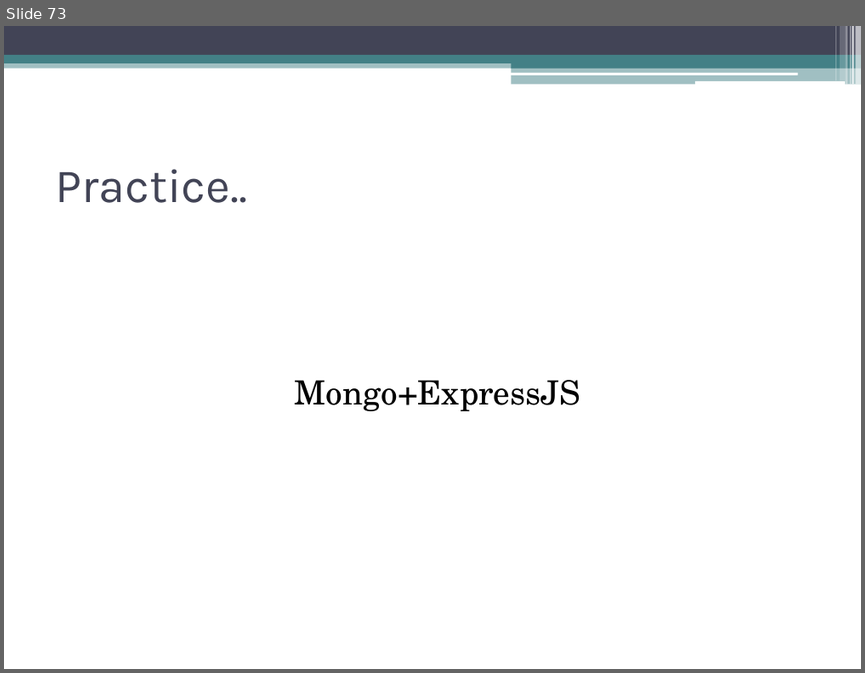
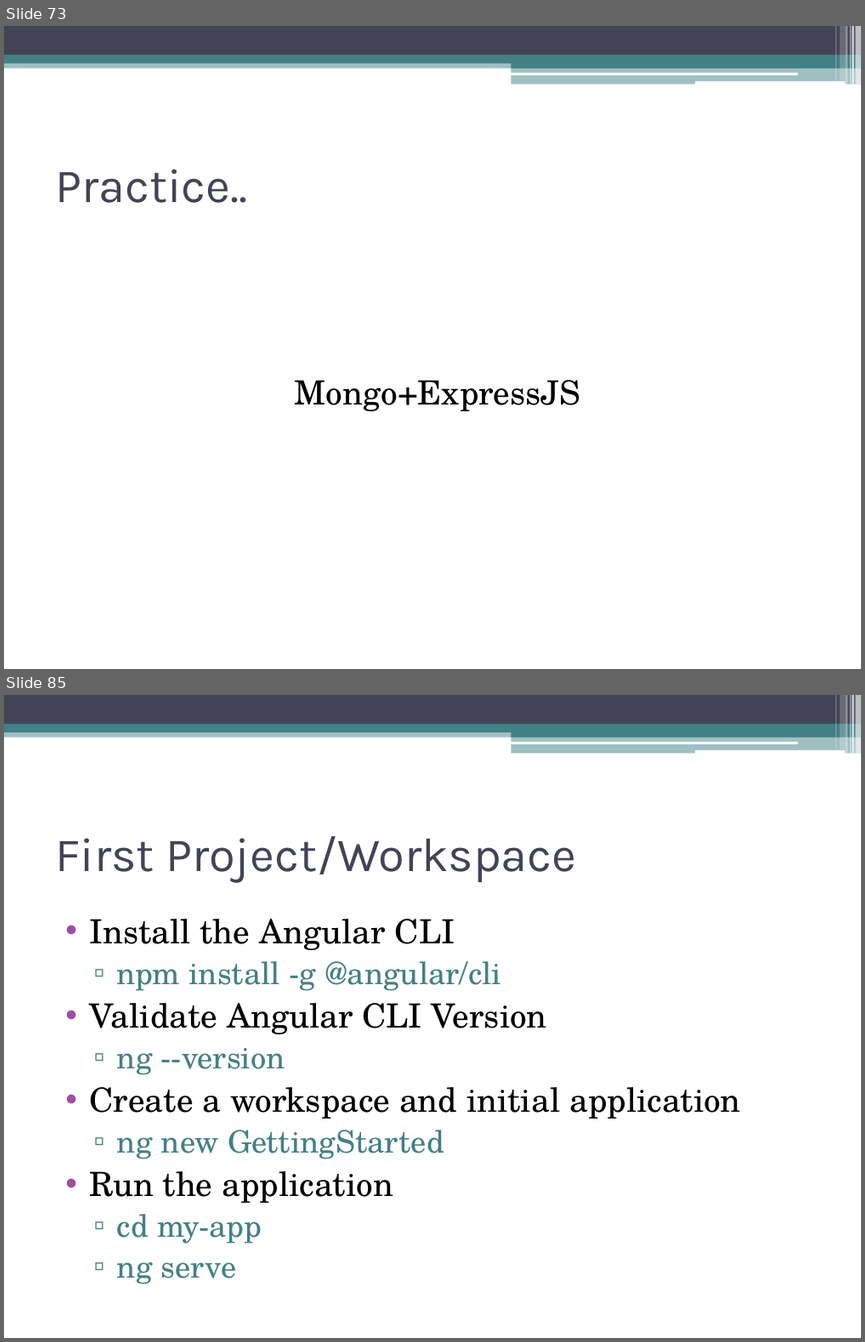
Before and after one commit to akjkhatri/mean_stack, a slide deck: MEAN Stack Workshop.pptx. Shown one above the other, each under a label of ours: slide 73 before the commit, slides 73 and 85 after it; the slides between them are not shown. The pictures are 865x673 and 865x1342 pixels, drawn with LibreOffice and Linux fonts; fonts in the diff are those of the drawing. Boxes give left, top, right and bottom in pixels: in the first picture for what was removed or moved away, otherwise in the second. Text is boxed around its words. In the diff, an @@ line names an element or a change of style, - is before the commit and + after.

Commit message:
updated with angular

```diff
--- a/MEAN Stack Workshop.pptx
+++ b/MEAN Stack Workshop.pptx
@@ slide 85 added at (x1=4, y1=695, x2=861, y2=1338), background #FFFFFF; not listed: 13 template elements that a slide beside it also shows @@
@@ title added at (x1=55, y1=836, x2=576, y2=882), 40 pt, text #424456 @@
+First Project/Workspace
@@ text added at (x1=90, y1=919, x2=741, y2=1284), 28 pt, text #000000 @@
+• Install the Angular CLI
+  ▫ npm install -g @angular/cli
+• Validate Angular CLI Version
+  ▫ ng --version
+• Create a workspace and initial application
+  ▫ ng new GettingStarted
+• Run the application
+  ▫ cd my-app
+  ▫ ng serve
```
Also in this commit, not shown: 29 other slides added.
